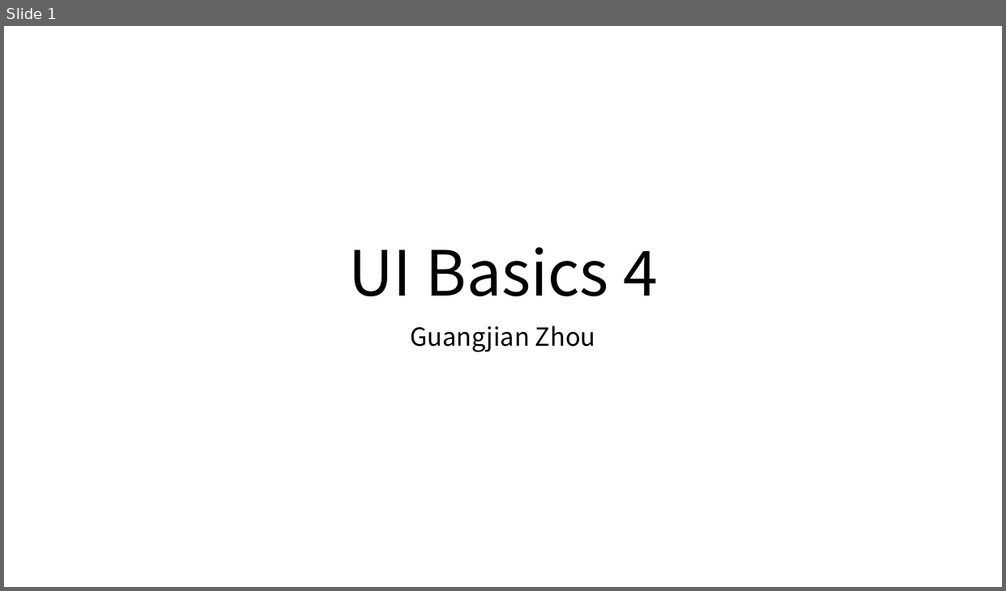
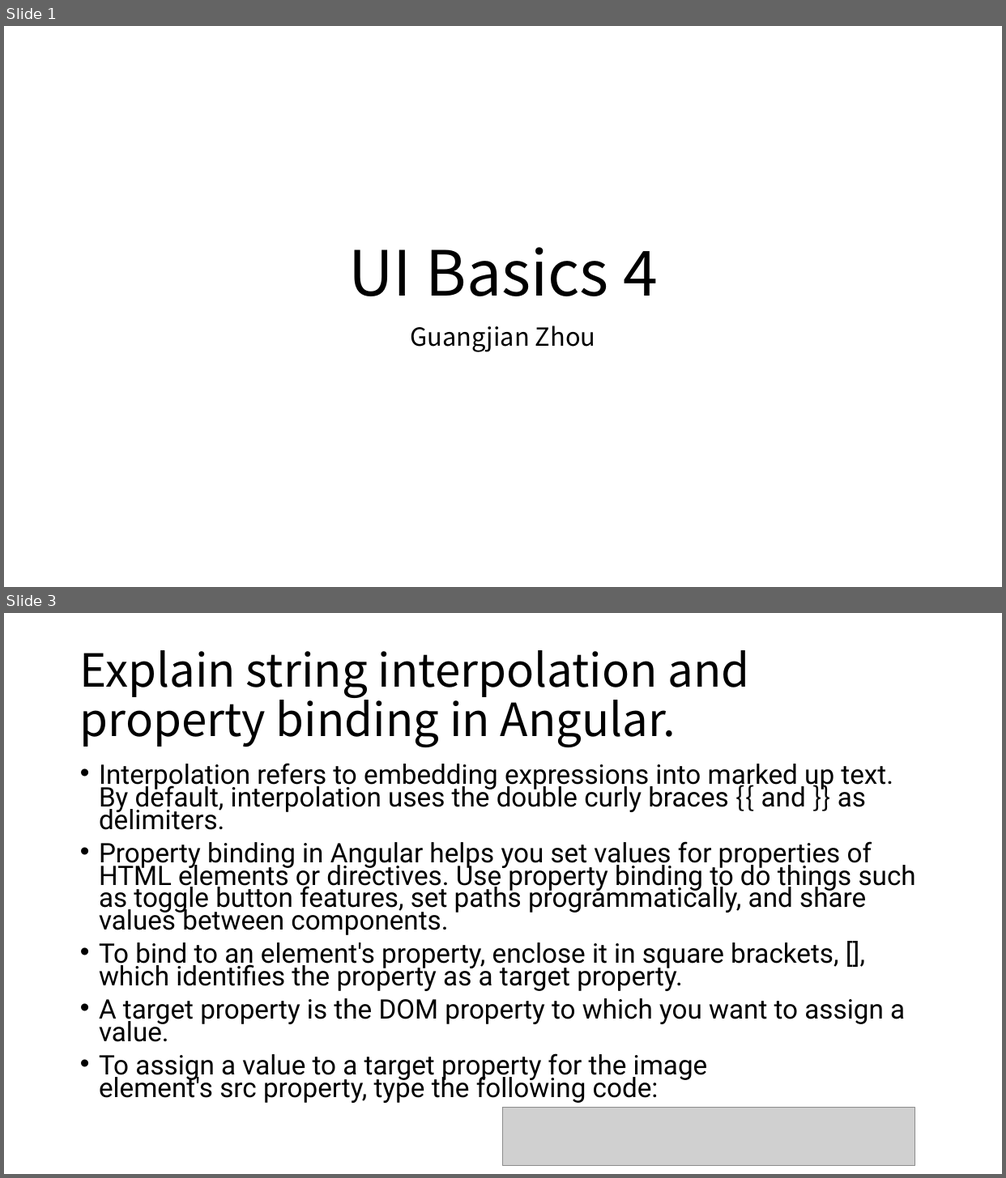
Before and after one commit to Marvioo/Cogent, a slide deck: Java Basics/UI Basics 4.pptx. Shown one above the other, each under a label of ours: slide 1 before the commit, slides 1 and 3 after it; the slides between them are not shown. The pictures are 1006x591 and 1006x1178 pixels, drawn with LibreOffice and Linux fonts; fonts in the diff are those of the drawing; grey boxes stand for pictures. Boxes give left, top, right and bottom in pixels: in the first picture for what was removed or moved away, otherwise in the second. Text is boxed around its words. In the diff, an @@ line names an element or a change of style, - is before the commit and + after.

```diff
--- a/Java Basics/UI Basics 4.pptx
+++ b/Java Basics/UI Basics 4.pptx
@@ slide 3 added at bbox=[4, 613, 1002, 1174], background #FFFFFF @@
@@ title added at bbox=[80, 650, 750, 747], 44 pt, text #000000 @@
+Explain string interpolation and property binding in Angular.
@@ text added at bbox=[99, 763, 916, 1103], 25.9 pt, text #000000 @@
+• Interpolation refers to embedding expressions into marked up text. By default, interpolation uses the double curly braces {{ and }} as delimiters.
+• Property binding in Angular helps you set values for properties of HTML elements or directives. Use property binding to do things such as toggle button features, set paths programmatically, and share values between components.
+• To bind to an element's property, enclose it in square brackets, [], which identifies the property as a target property.
+• A target property is the DOM property to which you want to assign a value.
+• To assign a value to a target property for the image element's src property, type the following code:
@@ picture added at bbox=[503, 1108, 915, 1166] @@
```
Also in this commit, not shown: 16 other slides added.
